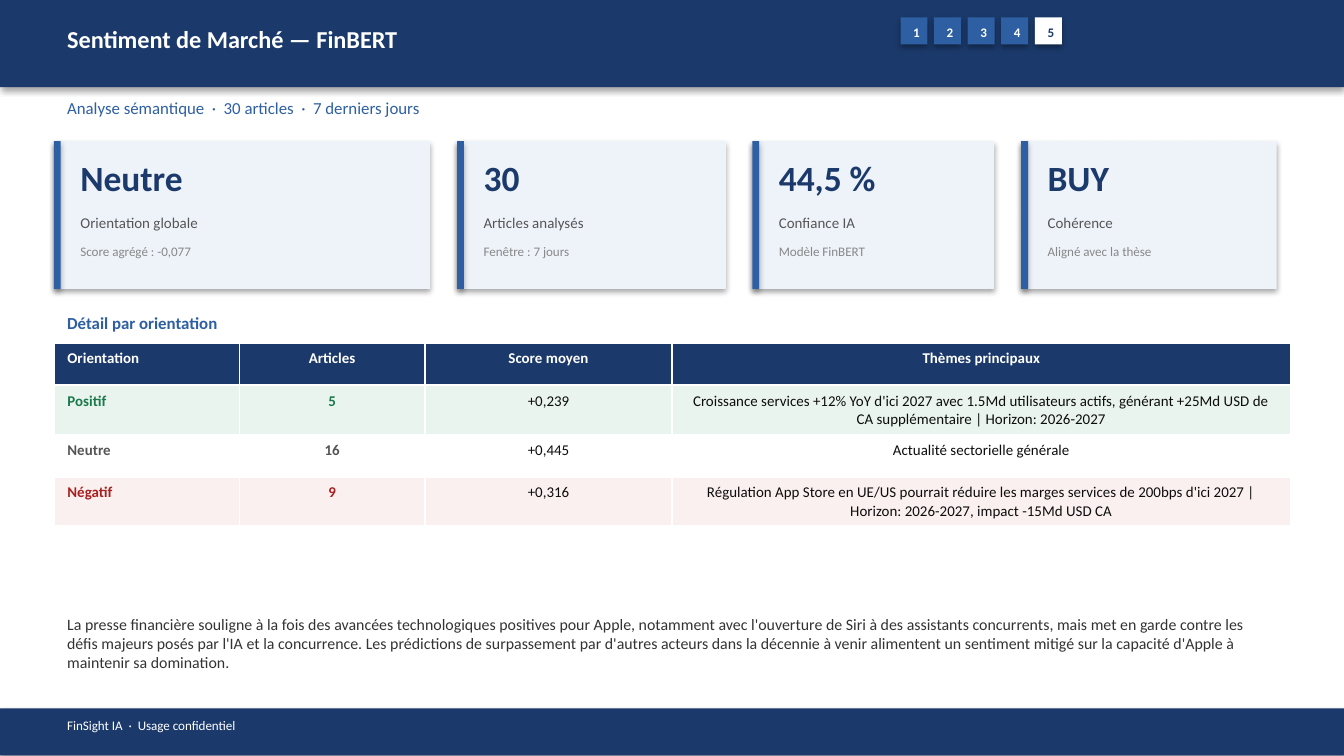
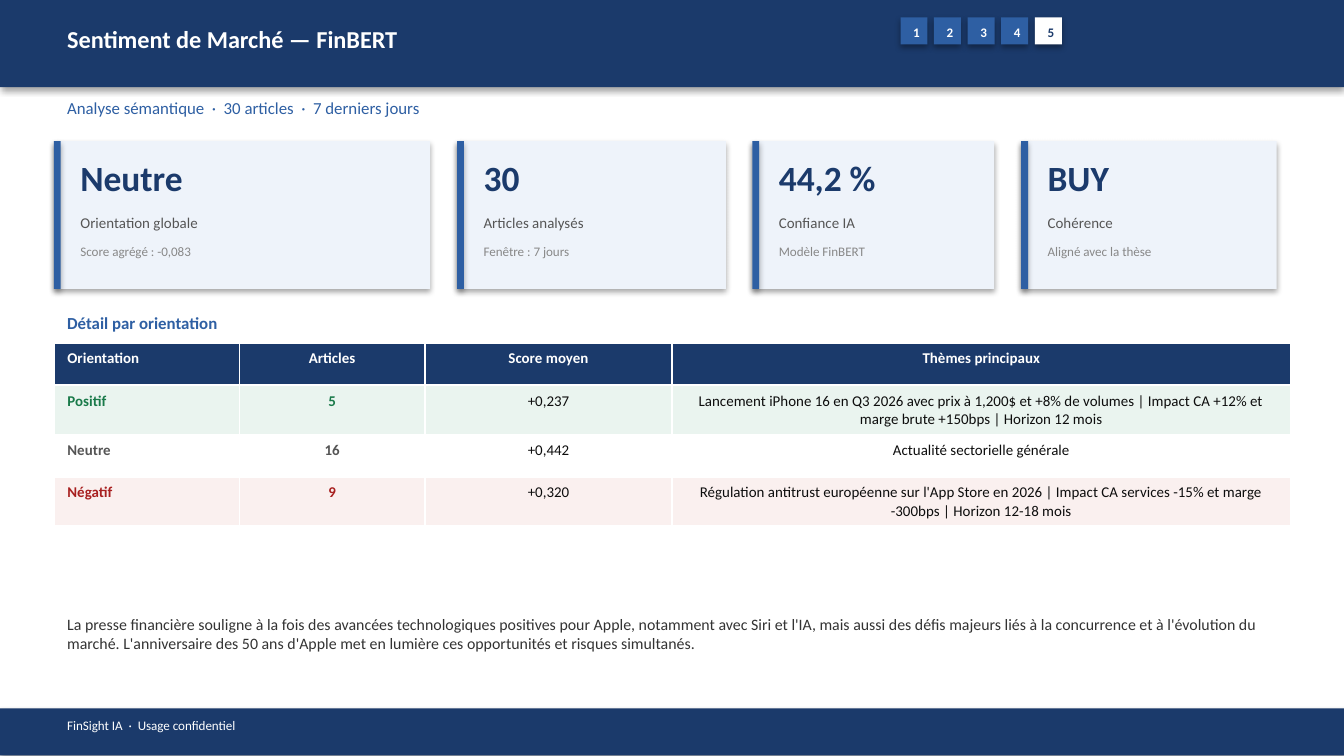
Before and after one commit to baptistejeh07-art/finsight-ia, a slide deck: slide 18 of preview/AAPL/AAPL_pitchbook.pptx. Drawn at 1344x756 pixels with LibreOffice and Linux fonts; fonts in the diff are those of the drawing. Boxes give left, top, right and bottom in pixels: in the first picture for what was removed or moved away, otherwise in the second. Text is boxed around its words. In the diff, an @@ line names an element or a change of style, - is before the commit and + after.

```diff
--- a/preview/AAPL/AAPL_pitchbook.pptx
+++ b/preview/AAPL/AAPL_pitchbook.pptx
@@ text at [779,167,842,196]: text changed @@
-44,5 %
+44,2 %
@@ text at [80,247,191,258]: text changed @@
-Score agrégé : -0,077
+Score agrégé : -0,083
@@ table at [54,343,1290,523] @@
-row 2, column 3: +0,239
+row 2, column 3: +0,237
-row 2, column 4: Croissance services +12% YoY d'ici 2027 avec 1.5Md utilisateurs actifs, générant +25Md USD de CA supplémentaire | Horizon: 2026-2027
+row 2, column 4: Lancement iPhone 16 en Q3 2026 avec prix à 1,200$ et +8% de volumes | Impact CA +12% et marge brute +150bps | Horizon 12 mois
-row 3, column 3: +0,445
+row 3, column 3: +0,442
-row 4, column 3: +0,316
+row 4, column 3: +0,320
-row 4, column 4: Régulation App Store en UE/US pourrait réduire les marges services de 200bps d'ici 2027 | Horizon: 2026-2027, impact -15Md USD CA
+row 4, column 4: Régulation antitrust européenne sur l'App Store en 2026 | Impact CA services -15% et marge -300bps | Horizon 12-18 mois
@@ text at [67,619,1256,652]: text changed @@
-La presse financière souligne à la fois des avancées technologiques positives pour Apple, notamment avec l'ouverture de Siri à des assistants concurrents, mais met en garde contre les défis majeurs posés par l'IA et la concurrence. Les prédictions de surpassement par d'autres acteurs dans la décennie à venir alimentent un sentiment mitigé sur la capacité d'Apple à maintenir sa domination.
+La presse financière souligne à la fois des avancées technologiques positives pour Apple, notamment avec Siri et l'IA, mais aussi des défis majeurs liés à la concurrence et à l'évolution du marché. L'anniversaire des 50 ans d'Apple met en lumière ces opportunités et risques simultanés.
```
Also in this commit, not shown: 14 other slides changed, 4 other files.
